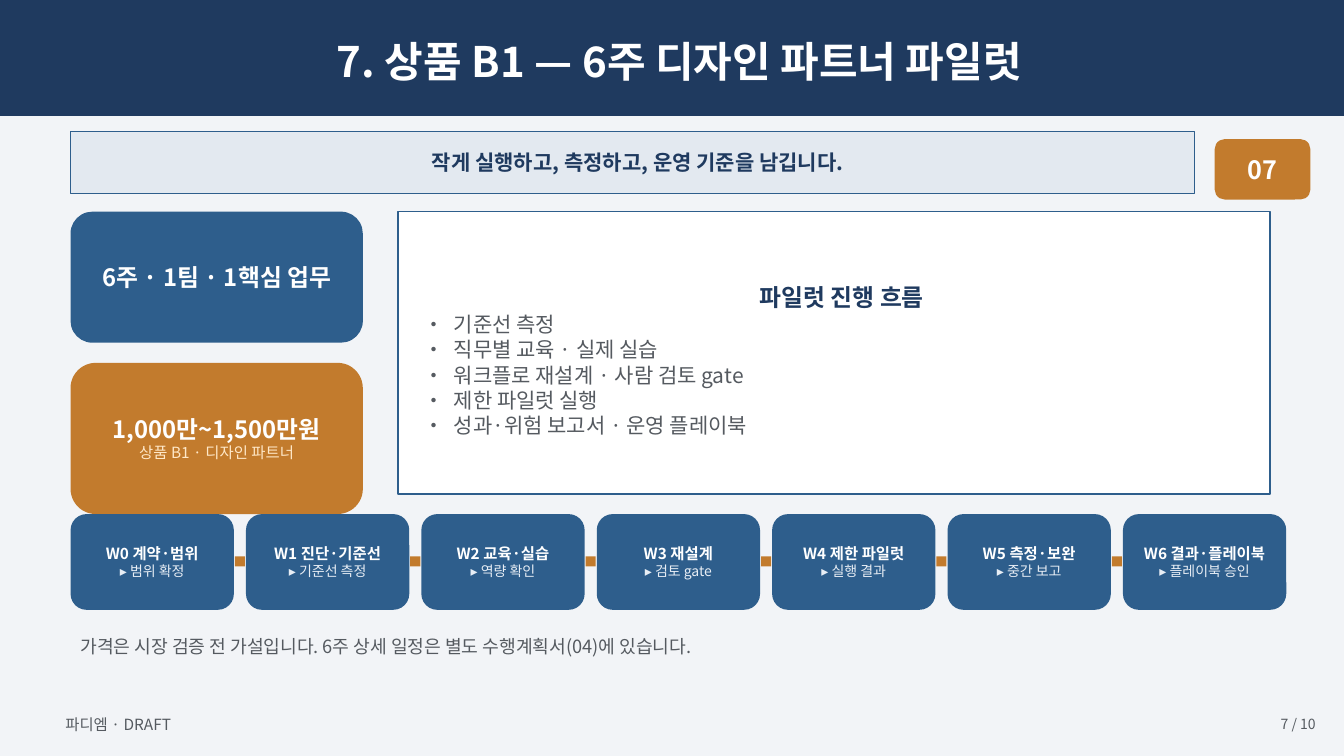
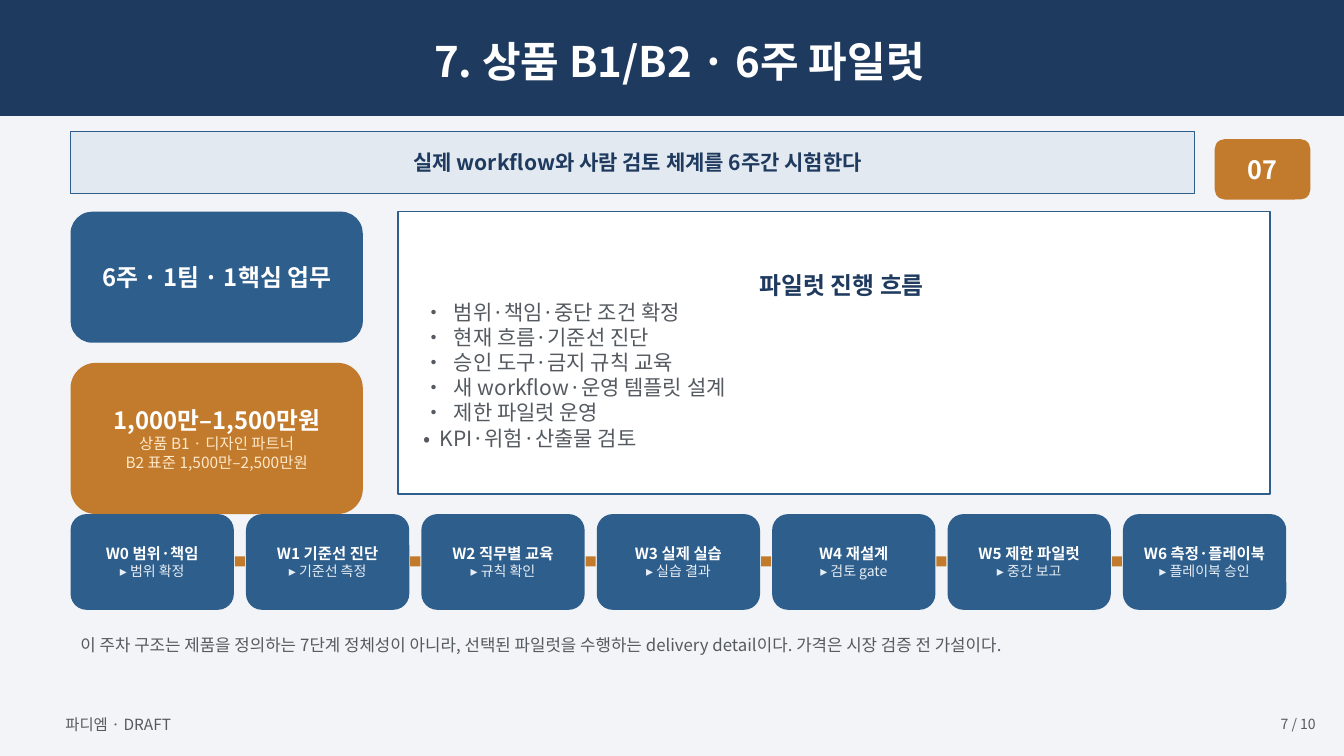
Before and after one commit to skerishKang/ai-revenue-lab, a slide deck: slide 7 of docs/commercial/business-35-ai-media-education-dx/customer-package/Business35_Master_Proposal_10p.pptx. Drawn at 1344x756 pixels with LibreOffice and Linux fonts; fonts in the diff are those of the drawing. Boxes give left, top, right and bottom in pixels: in the first picture for what was removed or moved away, otherwise in the second. Text is boxed around its words. In the diff, an @@ line names an element or a change of style, - is before the commit and + after.

```diff
--- a/docs/commercial/business-35-ai-media-education-dx/customer-package/Business35_Master_Proposal_10p.pptx
+++ b/docs/commercial/business-35-ai-media-education-dx/customer-package/Business35_Master_Proposal_10p.pptx
@@ text in rectangle at <box>434,42,925,85</box>: text changed @@
-7. 상품 B1 — 6주 디자인 파트너 파일럿
+7. 상품 B1/B2 · 6주 파일럿
@@ text in rectangle at <box>413,152,862,172</box>: text changed @@
-작게 실행하고, 측정하고, 운영 기준을 남깁니다.
+실제 workflow와 사람 검토 체계를 6주간 시험한다
@@ text in rectangle at <box>440,302,726,448</box>: text changed @@
-• 기준선 측정
-• 직무별 교육 · 실제 실습
-• 워크플로 재설계 · 사람 검토 gate
-• 제한 파일럿 실행
-• 성과·위험 보고서 · 운영 플레이북
+• 범위·책임·중단 조건 확정
+• 현재 흐름·기준선 진단
+• 승인 도구·금지 규칙 교육
+• 새 workflow·운영 템플릿 설계
+• 제한 파일럿 운영
+• KPI·위험·산출물 검토
@@ text in rounded rectangle at <box>113,409,320,434</box>: text changed @@
-1,000만~1,500만원
+1,000만–1,500만원
@@ text in rounded rectangle at <box>126,455,308,471</box>: paragraph added @@
+B2 표준 1,500만–2,500만원
@@ text in rounded rectangle at <box>106,546,199,561</box>: text changed @@
-W0 계약·범위
+W0 범위·책임
@@ text in rounded rectangle at <box>277,546,378,561</box>: text changed @@
-W1 진단·기준선
+W1 기준선 진단
@@ text in rounded rectangle at <box>452,546,553,577</box>: text changed @@
-W2 교육·실습
-▸ 역량 확인
+W2 직무별 교육
+▸ 규칙 확인
@@ text in rounded rectangle at <box>635,546,722,577</box>: text changed; size 10 to 11 pt; text colour #E8EEF5 to #FFFFFF; bold on @@
-W3 재설계
-▸ 검토 gate
+W3 실제 실습
+▸ 실습 결과
@@ text in rounded rectangle at <box>819,546,889,580</box>: text changed; size 11 to 10 pt; text colour #FFFFFF to #E8EEF5; bold off @@
-W4 제한 파일럿
-▸ 실행 결과
+W4 재설계
+▸ 검토 gate
@@ text in rounded rectangle at <box>978,546,1080,561</box>: text changed @@
-W5 측정·보완
+W5 제한 파일럿
@@ text in rounded rectangle at <box>1144,546,1265,561</box>: text changed @@
-W6 결과·플레이북
+W6 측정·플레이북
@@ text at <box>80,637,1002,655</box>: text changed; size 13 to 12 pt @@
-가격은 시장 검증 전 가설입니다. 6주 상세 일정은 별도 수행계획서(04)에 있습니다.
+이 주차 구조는 제품을 정의하는 7단계 정체성이 아니라, 선택된 파일럿을 수행하는 delivery detail이다. 가격은 시장 검증 전 가설이다.
```
Also in this commit, not shown: 8 other slides changed, 1 slide added, 1 slide removed, 34 other files.
